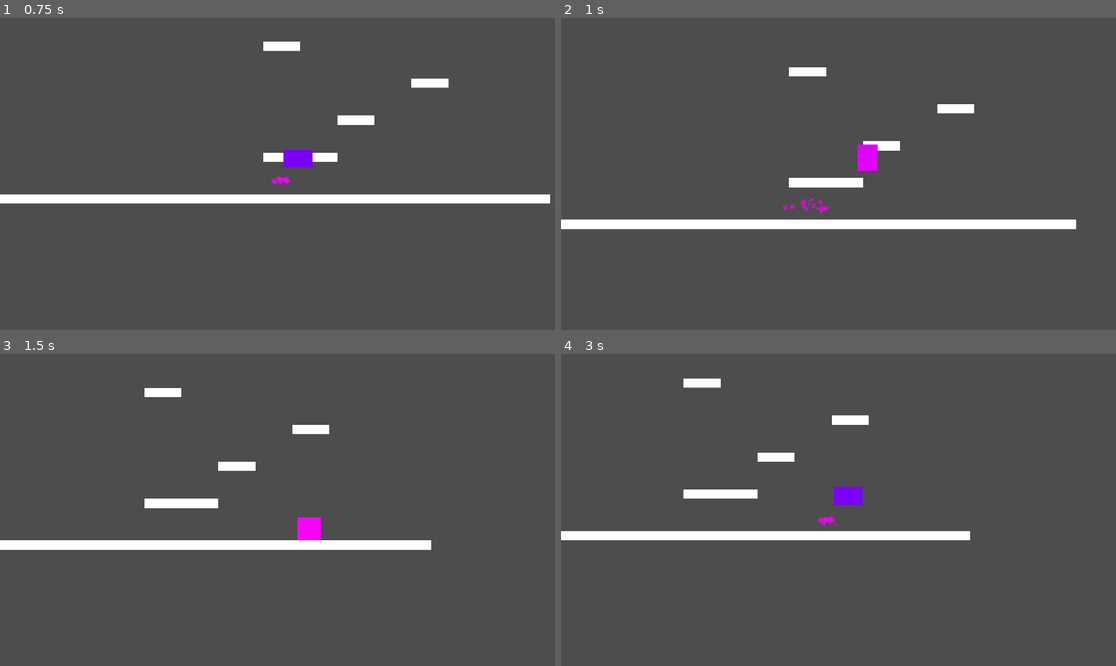
Above: before the commit, frames 1-4 (two rows, left to right).
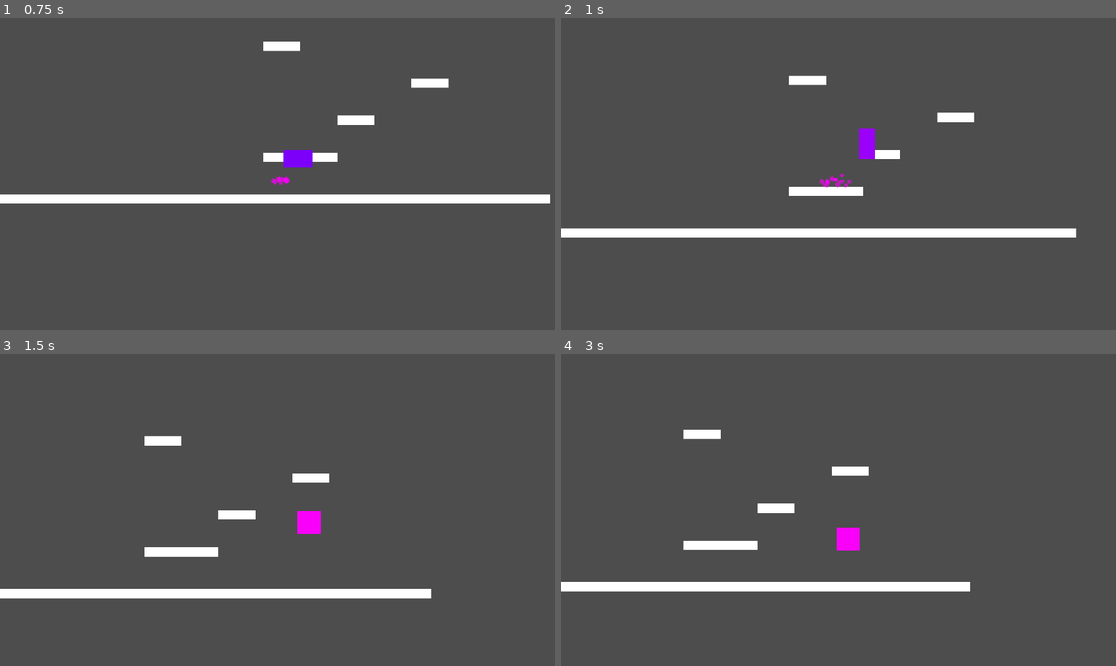
Above: after the commit, the same moments.

Repository: schathe/Platformer-Godot
Game: Godot game, scene res://scenes/game.tscn
Same seed, same stepped clock (60 frames per second), same inputs: the game is played once before the commit and once after it.
Inputs:
- Up to frame 1 (0.75 s): hold D (move_right) from 0.53 s (still down); tap Space (jump) at 0.6 s
- Up to frame 2 (1 s): keep holding D (move_right); tap Space (jump) at 0.77 s
- Up to frame 3 (1.5 s): keep holding D (move_right); tap Space (jump) at 1.07, 1.35 s
- Up to frame 4 (3 s): tap Space (jump) at 1.52, 1.82, 2.1, 2.85 s; release D (move_right) at 2.03 s; hold A (move_left) 2.03-2.78 s; hold D (move_right) from 2.78 s (still down)

Frame 1 is identical in both runs. In frame 2, 7.7% of the frame differs, in the area x 0-93%, y 15-71%; in frame 3, 6.8%; in frame 4, 7.0%.

Commit message:
feat: add double jump

Diff:
--- a/scripts/player.gd
+++ b/scripts/player.gd
@@ -6,15 +6,29 @@
 @export var animation_player : AnimationPlayer
 @export var particles : GPUParticles2D
 
+@onready var _has_double_jump = true
+@onready var _jump = false
+
 func _physics_process(delta: float) -> void:
 	# Add the gravity.
 	if not is_on_floor():
 		velocity += get_gravity() * delta
 
 	# Handle jump.
-	if Input.is_action_just_pressed("jump") and is_on_floor():
+	if Input.is_action_just_pressed("jump"):
+		if is_on_floor():
+			_jump = true
+		elif _has_double_jump:
+			_jump = true
+			_has_double_jump = false
+
+	if _jump:
+		_jump = false
 		velocity.y = JUMP_VELOCITY
 		_animations()
+
+	if !_has_double_jump and is_on_floor():
+		_has_double_jump = true
 
 	# Get the input direction and handle the movement/deceleration.
 	# As good practice, you should replace UI actions with custom gameplay actions.
@@ -28,6 +42,9 @@
 
 func _animations() -> void:
 	if animation_player.has_animation("jump"):
+		if $AnimationPlayer.is_playing():
+			$AnimationPlayer.stop()
+
 		animation_player.play("jump")
 	else:
 		print_debug("No jump animation found")
